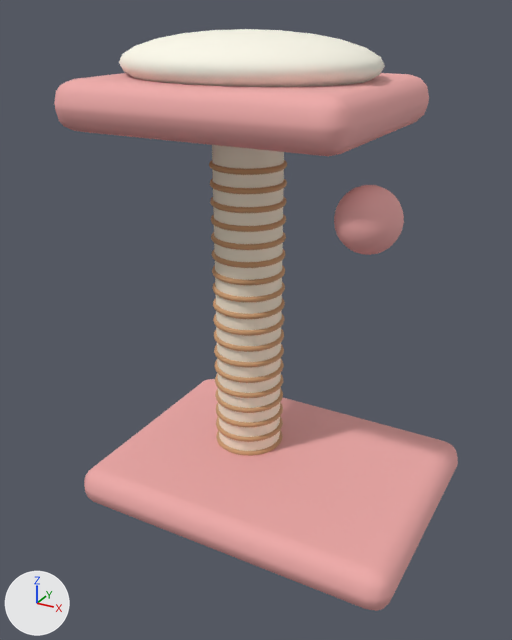
The glTF model assets/3d/native/catTreePink.glb, before and after one commit.
Rendered twice from a 50 mm lens placed at (1.027, -2.026, 1.709), pointed at (-0.054, -0.061, 0.727). The axes (+X, +Y, +Z) are drawn at lower left. The lights are the same throughout. The picture after the commit comes second. Where no turn or scale is listed for an object, it has been applied to the vertices.

The older version as bpy lines, for what is in view:
```python
me_cube_842 = bpy.data.meshes.new('Cube.842')
me_cube_842.from_pydata(...)  # 96 vertices, 188 faces; spans x -0.5..0.5, y -0.4..0.4, z -0.08..0.08
me_cube_842.materials.append(mat_pink)  # pink #efaaa8
me_sphere_133 = bpy.data.meshes.new('Sphere.133')
me_sphere_133.from_pydata(...)  # a UV sphere (24 segments, 12 rings, poles along z) spanning x -0.44..0.44, y -0.34..0.34, z -0.1..0.1
me_sphere_133.materials.append(mat_cream)  # white #fefbec
me_sphere_134 = bpy.data.meshes.new('Sphere.134')
me_sphere_134.from_pydata(...)  # a UV sphere (24 segments, 12 rings, poles along z) spanning x -0.1..0.1, y -0.1..0.1, z -0.1..0.1
me_sphere_134.materials.append(mat_pink)  # pink #efaaa8
ob_cushion = bpy.data.objects.new('Cushion', me_sphere_133)
ob_cushion.location = (-0.15, 0.06, 1.55)
ob_dangling_toy = bpy.data.objects.new('Dangling toy', me_sphere_134)
ob_dangling_toy.location = (0.35, -0.12, 1.15)
ob_upper_perch = bpy.data.objects.new('Upper perch', me_cube_842)
ob_upper_perch.location = (-0.15, 0.06, 1.43)
# also in view: 'Sisal post' at (-0.15, 0.06, 0.75); 'Cat tree base' at (0.0, 0.0, 0.08)
```
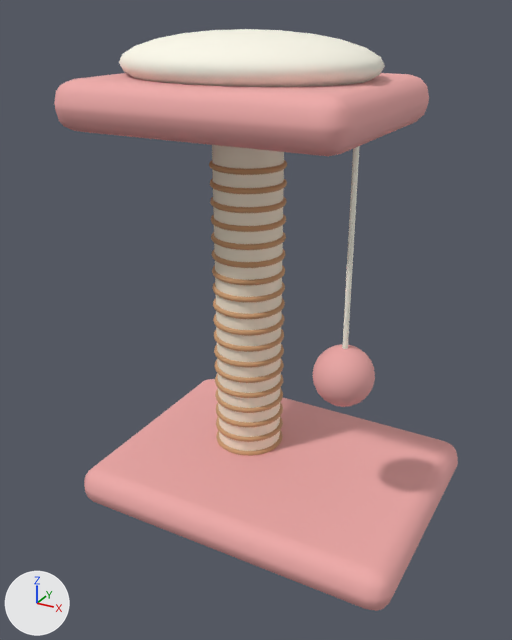
Where the change shows, as pixel boxes [x1, y1, x2, y2] in the pictures (512 x 640 px):
'Dangling toy', moved
    before: [334, 185, 404, 255]
    after: [313, 344, 375, 407]
'Hanging toy string', added
    after: [342, 146, 360, 349]

Edits to the bpy script that builds the scene:
```text
Add me_hanging_toy_string_002:
    me_hanging_toy_string_002.from_pydata(...)  # 130 vertices, 256 faces; spans x -0.009..0.009, y -0.009..0.009, z -0.72..0.0
    me_hanging_toy_string_002.materials.append(mat_cream)  # white #fefbec
Change ob_dangling_toy:
    ob_dangling_toy.location: (0.35, -0.12, 1.15) -> (0.3, -0.12, 0.63)
Add ob_hanging_toy_string:
    ob_hanging_toy_string = bpy.data.objects.new('Hanging toy string', me_hanging_toy_string_002)
    ob_hanging_toy_string.location = (0.3, -0.12, 1.43)
```
